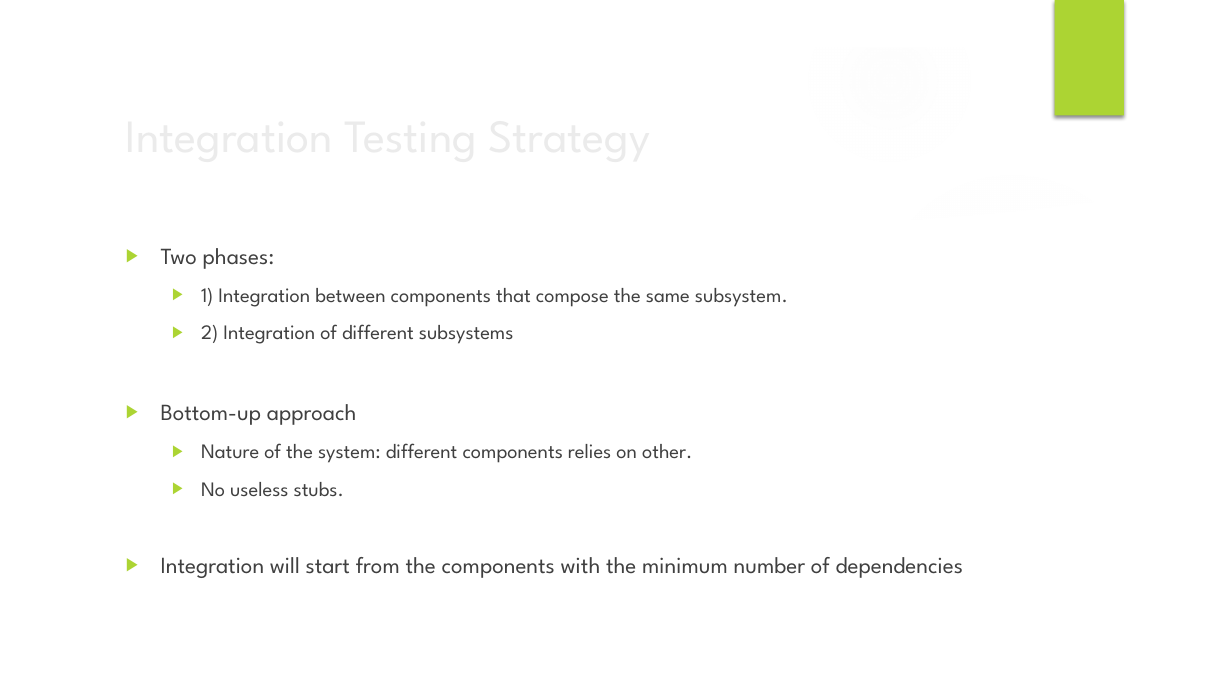
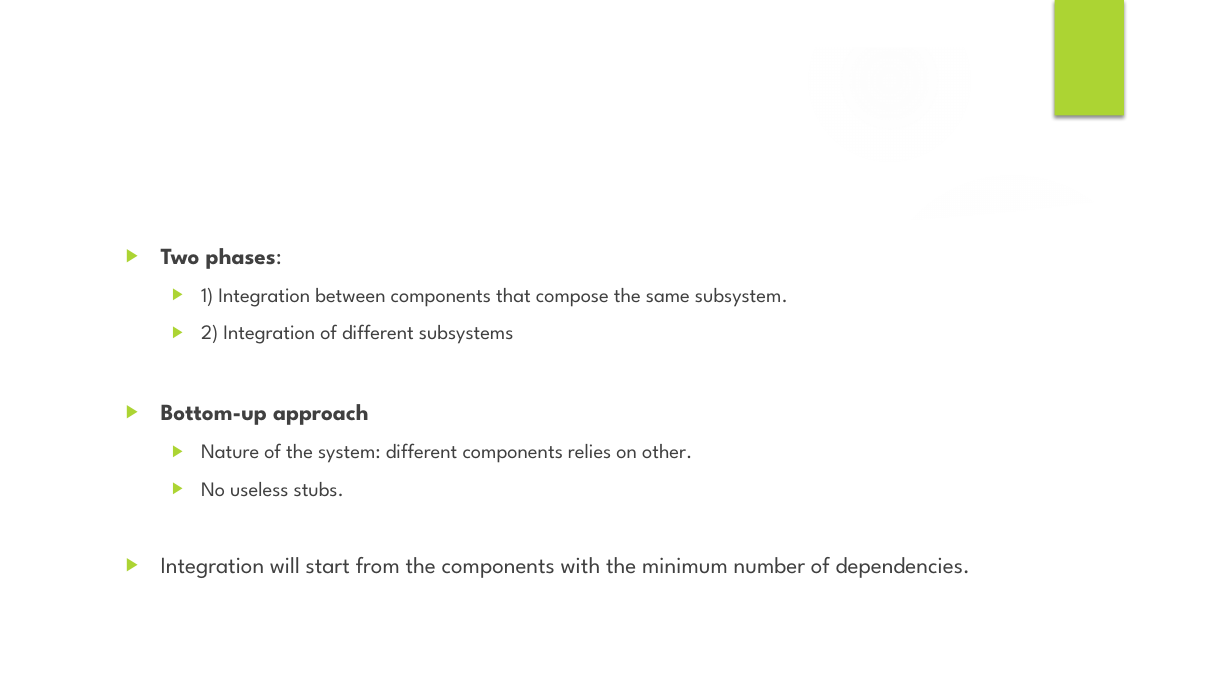
Before and after one commit to Maiux92/ingsw2project, a slide deck: slide 42 of Slides/Project Presentation.pptx. Drawn at 1232x693 pixels with LibreOffice and Linux fonts; fonts in the diff are those of the drawing; background and template pictures are left out. Boxes give left, top, right and bottom in pixels: in the first picture for what was removed or moved away, otherwise in the second. Text is boxed around its words. In the diff, an @@ line names an element or a change of style, - is before the commit and + after.

```diff
--- a/Slides/Project Presentation.pptx
+++ b/Slides/Project Presentation.pptx
@@ title "Integration Testing Strategy" at box(116, 98, 1002, 169): text colour #EBEBEB to #FFFFFF @@
@@ text at box(161, 248, 368, 425): bold on in "Two phases:", "Bottom-up approach" @@
@@ text at box(161, 557, 971, 578): text changed @@
-▶ Integration will start from the components with the minimum number of dependencies
+▶ Integration will start from the components with the minimum number of dependencies.
```
Also in this commit, not shown: 54 other slides changed, 3 slides added, 3 slides removed, 2 other files.
